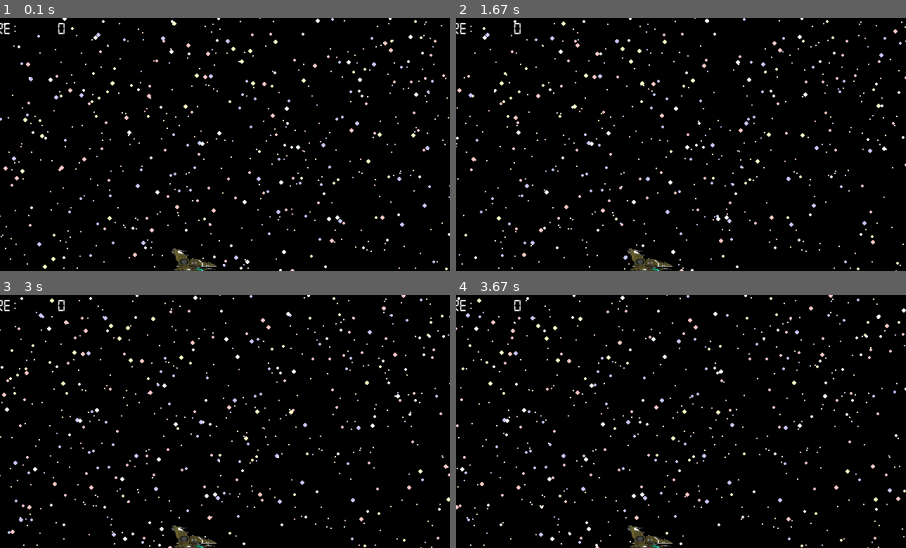
Above: before the commit, frames 1-4 (two rows, left to right).
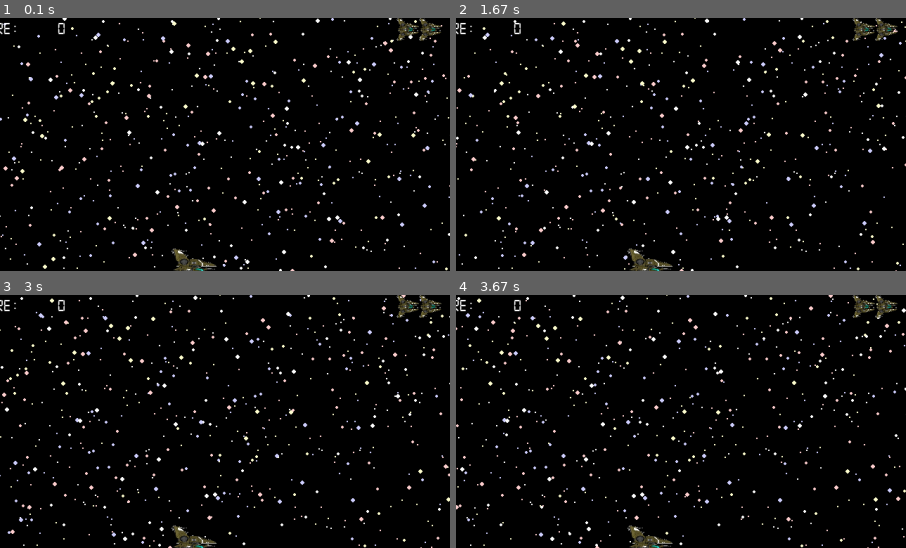
Above: after the commit, the same moments.

Repository: cacilhas/pygame-shooter-tutorial
Game: pygame game, started from main.py
The game is run twice, just before and just after one commit, with the same random seed, the same clock (stepped at 60 frames per second) and the same inputs.
Inputs:
- Up to frame 1 (0.1 s): no input
- Up to frame 2 (1.67 s): no input
- Up to frame 3 (3 s): no input
- Up to frame 4 (3.67 s): no input
The pictures show only the part of the screen within x 3-53%, y 0-50%; the shares and areas given below are measured in that part.

The runs differ from the first frame. In frame 1, 0.5% of the frame differs, in the area x 88-99%, y 0-10%; in frame 2, 0.5%; in frame 3, 0.5%; in frame 4, 0.5%.

Commit message:
show extra lives

Diff:
--- a/app.py
+++ b/app.py
@@ -11,6 +11,7 @@
 from consts import BACKGROUND, FPS, RESOLUTION
 from fps import FpsDisplay
 from gameover import GameOver
+from life import Lives
 from paused import Paused
 from player import Player
 from reload import Reload
@@ -49,6 +50,7 @@
             FpsDisplay(),
             Score(self),
             Player(),
+            Lives(self),
         ))
 
     async def check_collisions(self) -> Iterable[Action]:
--- /dev/null
+++ b/life.py
@@ -0,0 +1,42 @@
+from typing import Protocol
+import pygame
+from pygame.surface import Surface
+from action import Actor
+from consts import RESOLUTION
+
+
+class App(Protocol):
+
+    lives: int
+
+
+class Lives(Actor):
+
+    facet: Surface
+    z: int = 20
+
+    @classmethod
+    def load_assets(cls) -> None:
+        cls.facet = pygame.transform.scale(
+            pygame.image.load('assets/player.png').convert_alpha(),
+            (32, 32),
+        )
+
+    def __init__(self, app: App) -> None:
+        if not hasattr(Lives, 'facet'):
+            self.load_assets()
+        self.app = app
+        self.max: int = self.app.lives - 1
+        self.width, self.height = self.facet.get_size()
+
+    @property
+    def xy(self) -> tuple[float, float]:
+        return RESOLUTION[0] / 2.0, self.height / 2.0
+
+    async def draw(self, surface: Surface) -> None:
+        extra_lifes = self.app.lives - 1
+        if extra_lifes > 0:
+            facet = Surface((self.width * self.max, self.height), pygame.SRCALPHA)
+            for i in range(extra_lifes):
+                facet.blit(self.facet, (i *self.width, 0))
+            self.blit(dest=surface, src=facet)
